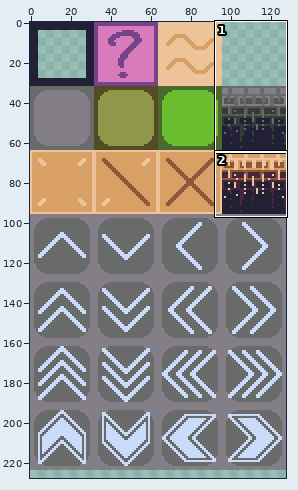
Sprite sheet -- assets/TileMap.png. The picture above shows the old version from afar; the outline marks the close-up.
Close-up. Before the edit:
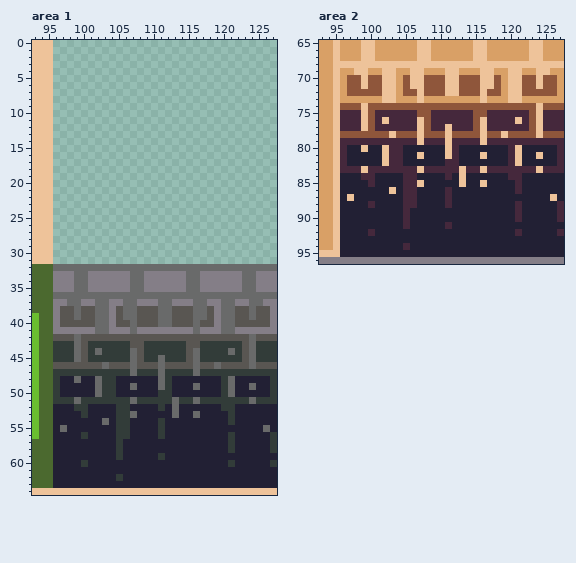
The file is 128x256 pixels. Shown: area 1: x 93..127, y 0..64; area 2: x 93..127, y 65..96. The wide view leaves out empty margins.
Now the later version:
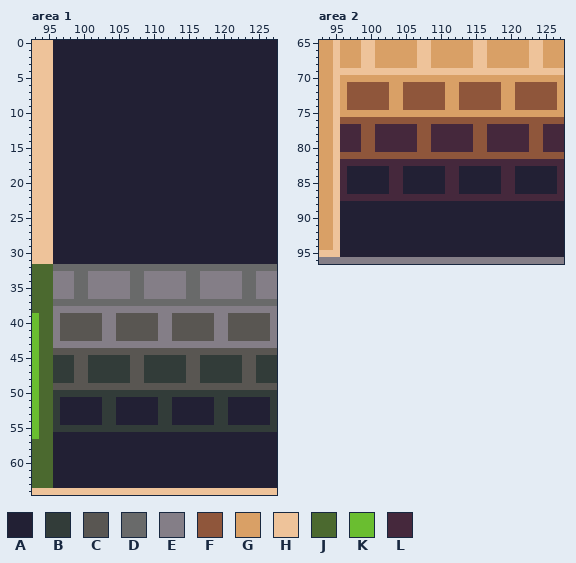
Palette (. is transparent): A #222034  B #323c39  C #595652  D #696a6a  E #847e87  F #8f563b  G #d9a066  H #eec39a  J #4b692f  K #6abe30  L #45283c
The author wrote: better edge fall graphics
Changes in this commit:
Changed rows in their new state; - is an unchanged pixel.
Area 1:
first column x 96:
 0 AAAAAAAAAAAAAAAAAAAAAAAAAAAAAAAA
 1 AAAAAAAAAAAAAAAAAAAAAAAAAAAAAAAA
 2 AAAAAAAAAAAAAAAAAAAAAAAAAAAAAAAA
 3 AAAAAAAAAAAAAAAAAAAAAAAAAAAAAAAA
 4 AAAAAAAAAAAAAAAAAAAAAAAAAAAAAAAA
 5 AAAAAAAAAAAAAAAAAAAAAAAAAAAAAAAA
 6 AAAAAAAAAAAAAAAAAAAAAAAAAAAAAAAA
 7 AAAAAAAAAAAAAAAAAAAAAAAAAAAAAAAA
 8 AAAAAAAAAAAAAAAAAAAAAAAAAAAAAAAA
 9 AAAAAAAAAAAAAAAAAAAAAAAAAAAAAAAA
10 AAAAAAAAAAAAAAAAAAAAAAAAAAAAAAAA
11 AAAAAAAAAAAAAAAAAAAAAAAAAAAAAAAA
12 AAAAAAAAAAAAAAAAAAAAAAAAAAAAAAAA
13 AAAAAAAAAAAAAAAAAAAAAAAAAAAAAAAA
14 AAAAAAAAAAAAAAAAAAAAAAAAAAAAAAAA
15 AAAAAAAAAAAAAAAAAAAAAAAAAAAAAAAA
16 AAAAAAAAAAAAAAAAAAAAAAAAAAAAAAAA
17 AAAAAAAAAAAAAAAAAAAAAAAAAAAAAAAA
18 AAAAAAAAAAAAAAAAAAAAAAAAAAAAAAAA
19 AAAAAAAAAAAAAAAAAAAAAAAAAAAAAAAA
20 AAAAAAAAAAAAAAAAAAAAAAAAAAAAAAAA
21 AAAAAAAAAAAAAAAAAAAAAAAAAAAAAAAA
22 AAAAAAAAAAAAAAAAAAAAAAAAAAAAAAAA
23 AAAAAAAAAAAAAAAAAAAAAAAAAAAAAAAA
24 AAAAAAAAAAAAAAAAAAAAAAAAAAAAAAAA
25 AAAAAAAAAAAAAAAAAAAAAAAAAAAAAAAA
26 AAAAAAAAAAAAAAAAAAAAAAAAAAAAAAAA
27 AAAAAAAAAAAAAAAAAAAAAAAAAAAAAAAA
28 AAAAAAAAAAAAAAAAAAAAAAAAAAAAAAAA
29 AAAAAAAAAAAAAAAAAAAAAAAAAAAAAAAA
30 AAAAAAAAAAAAAAAAAAAAAAAAAAAAAAAA
31 AAAAAAAAAAAAAAAAAAAAAAAAAAAAAAAA
first column x 96:
36 EEE--EEEEEE--EEEEEE--EEEEEE--EEE
37 DD--DD--DD--DDD--DDD--DD--DD--DD
38 -EEEEEEE-EEEEEEEEEEEEEE-EEEEEEE-
39 ---C--CE--CC---EE---CC--EC--C---
40 ------CE---C---EE---C---EC------
41 -CCCCCCE-CCCCCC--CCCCCC-ECCCCCC-
42 E--C---EE------EE------EE---C--E
43 EEEEEEEEEEEEEEEEEEEEEEEEEEEEEEEE
44 CCCC-CCCCCCC-CCCCCC-CCCCCCC-CCCC
45 ---C-------C---B----C-------C---
46 BBB--BBBBBBC-BBBBBB-CBBBBBB-CBBB
47 ---CC------CC--B---CC------CC---
48 -BBCCBB--BBCCBBB-BBCCBBB-BBCCBB-
49 CCCCCCCCCCCCCCCCCCCCCCCCCCCCCCCC
50 -BBBBBB--BBBBBB--BBBBBBB-BBBBBB-
51 -AAAAAA--AAAAAA--AAAAAA--AAAAAA-
52 B--AA--BBAA-----BA-----B-A-----B
53 B---A--BBAAA---BBA--A--BBA-----B
54 B------BBAA-----B------BBA-----B
55 BBBBBBBBB--BBBB-BBBBBBBBBBBBBBBB
56 ----A----AA----A---------A-----A
57 ---------A---------------A-----A
58 ---------A---------------A-----A
59 ---------A-----A----------------
60 ----A--------------------A-----A
62 ---------A----------------------
Area 2:
first column x 96:
68 GGG--GGGGGG--GGGGGG--GGGGGG--GGG
69 HH--HH--HH--HHH--HHH--HH--HH--HH
70 -GGGGGGG-GGGGGGGGGGGGGG-GGGGGGG-
71 ---F--FG--FF---GG---FF--GF--F---
72 ------FG---F---GG---F---GF------
73 -FFFFFFG-FFFFFF--FFFFFF-GFFFFFF-
74 G--F---GG------GG------GG---F--G
75 GGGGGGGGGGGGGGGGGGGGGGGGGGGGGGGG
76 FFFF-FFFFFFF-FFFFFF-FFFFFFF-FFFF
77 ---F-------F---L----F-------F---
78 LLL--LLLLLLF-LLLLLL-FLLLLLL-FLLL
79 ---FF------FF--L---FF------FF---
80 -LLFFLL--LLFFLLL-LLFFLLL-LLFFLL-
81 FFFFFFFFFFFFFFFFFFFFFFFFFFFFFFFF
82 -LLLLLL--LLLLLL--LLLLLLL-LLLLLL-
83 -AAAAAA--AAAAAA--AAAAAA--AAAAAA-
84 L--AA--LLAA-----LA-----L-A-----L
85 L---A--LLAAA---LLA--A--LLA-----L
86 L------LLAA-----L------LLA-----L
87 LLLLLLLLL--LLLL-LLLLLLLLLLLLLLLL
88 ----A----AA----A---------A-----A
89 ---------A---------------A-----A
90 ---------A---------------A-----A
91 ---------A-----A----------------
92 ----A--------------------A-----A
94 ---------A----------------------
Pixel boxes of the changes (left, top, right, bottom) in both close-ups:
added: (53, 40, 277, 264)
changed: (53, 292, 277, 481)
changed: (340, 61, 564, 250)
